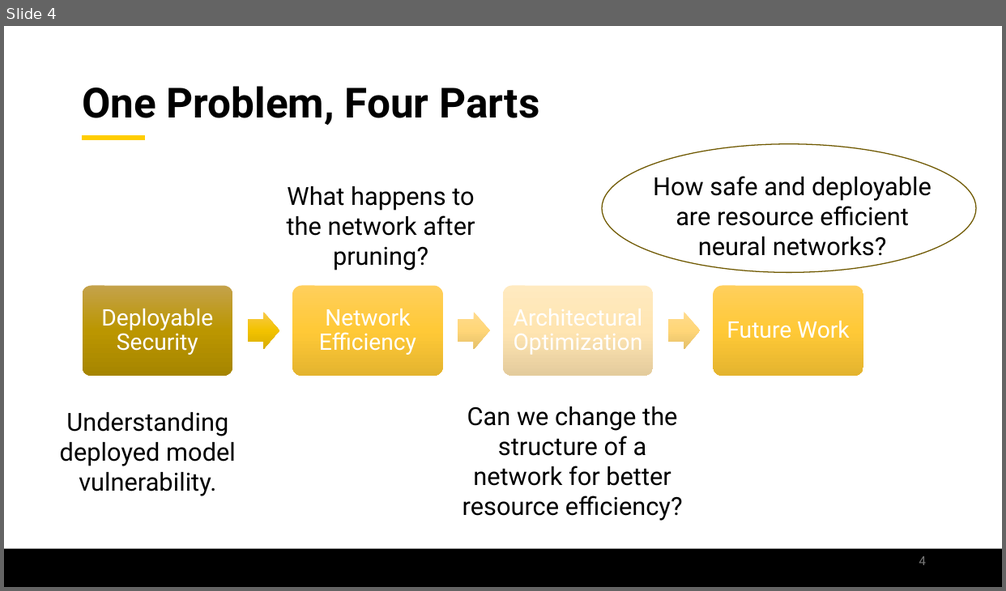
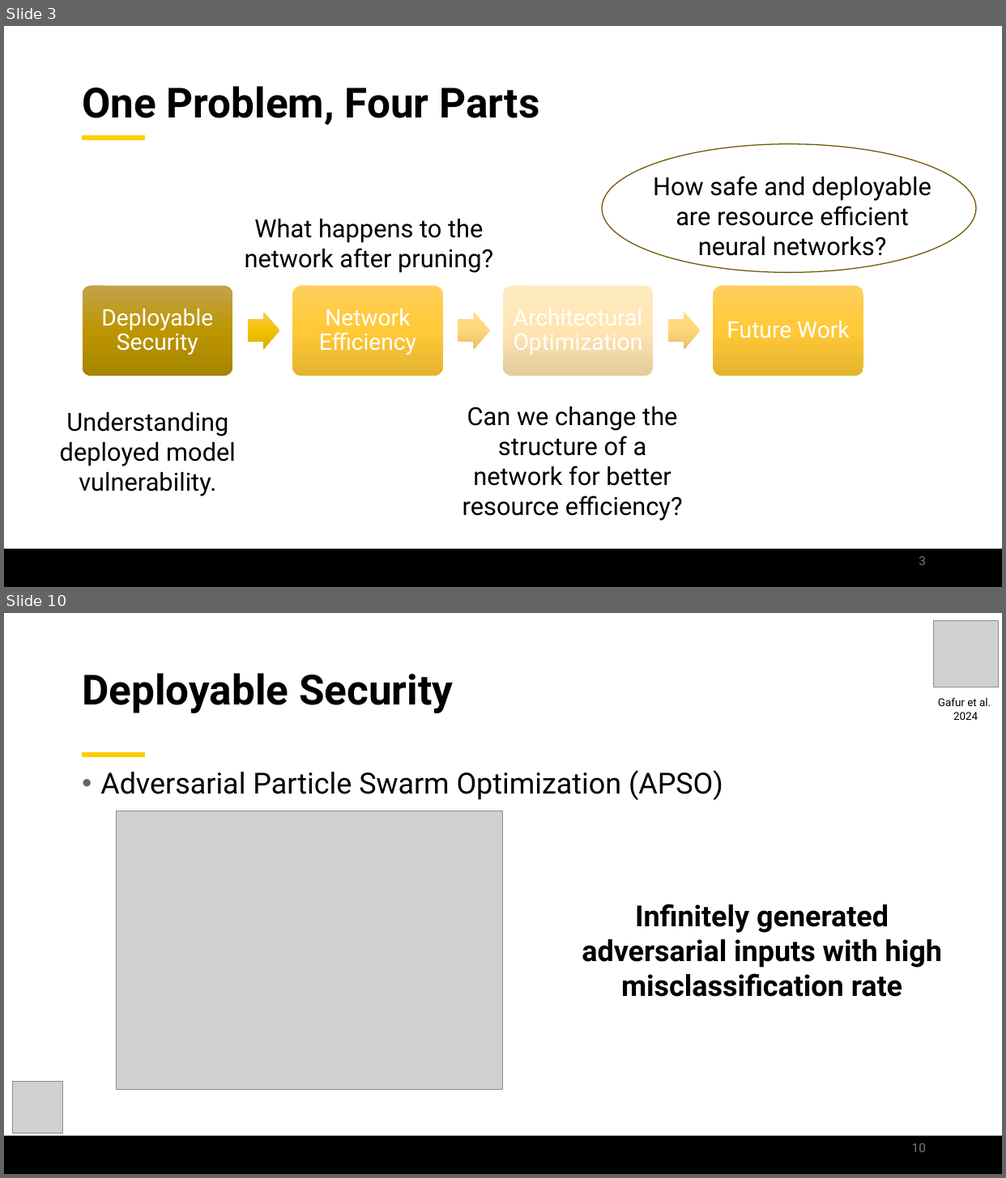
Before and after one commit to jamilgafur/Presentation, a slide deck: Presentation.pptx. Shown one above the other, each under a label of ours: slide 4 before the commit, slides 3 and 10 after it; the slides between them are not shown. The pictures are 1006x591 and 1006x1178 pixels, drawn with LibreOffice and Linux fonts; fonts in the diff are those of the drawing; grey boxes stand for pictures; background and template pictures are left out. Boxes give left, top, right and bottom in pixels: in the first picture for what was removed or moved away, otherwise in the second. Text is boxed around its words. In the diff, an @@ line names an element or a change of style, - is before the commit and + after.

```diff
--- a/Presentation.pptx
+++ b/Presentation.pptx
@@ slide 10 added at (4, 613, 1002, 1174), background #FFFFFF; not listed: 1 template element that a slide beside it also shows @@
@@ picture added at (934, 621, 999, 687) @@
@@ text added at (82, 673, 453, 713), 40 pt, text #000000, bold @@
+Deployable Security
@@ text added at (938, 697, 991, 720), 10.5 pt, text #000000 @@
+Gafur et al.
+2024
@@ line added from (82, 756) to (145, 756), #FFCD00 5 pt @@
@@ text added at (100, 770, 723, 800), 28 pt, text #000000 @@
+• Adversarial Particle Swarm Optimization (APSO)
@@ picture added at (117, 811, 503, 1090) @@
@@ text added at (582, 904, 942, 997), 28 pt, text #000000, bold @@
+Infinitely generated adversarial inputs with high misclassification rate
@@ picture added at (13, 1082, 63, 1133) @@
@@ page number added at (912, 1144, 926, 1152), 12 pt, text #797979 @@
+10
@@ what was slide 4 is now slide 3 @@
@@ slide 3 changed as well @@
@@ text "What happens to the network ..." rewrapped from (287, 186, 475, 271) to (245, 219, 493, 273) @@
@@ page number at (918, 557, 926, 565): text changed @@
-4
+3
```
Also in this commit, not shown: 23 other slides changed, 30 other slides added, 21 slides removed.
